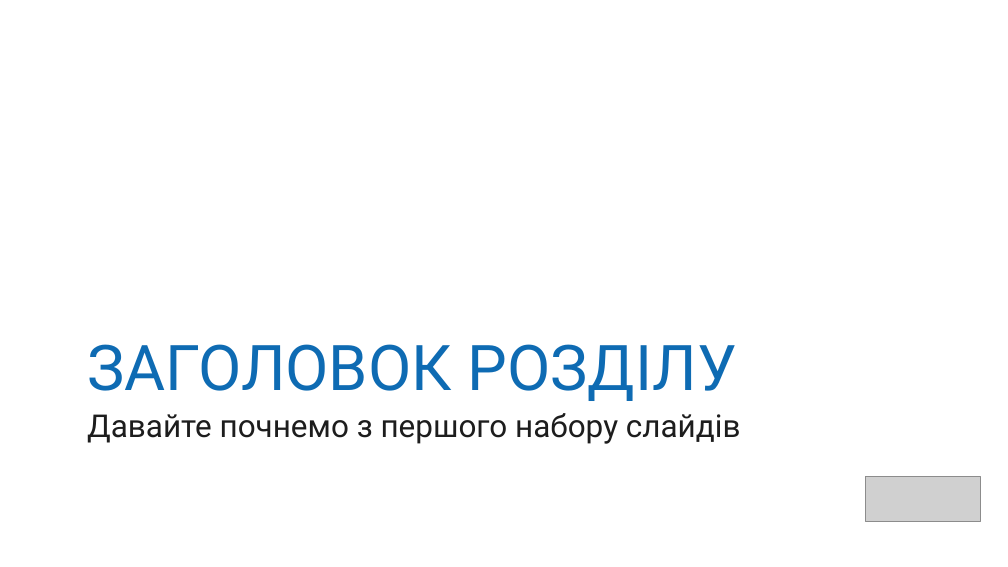
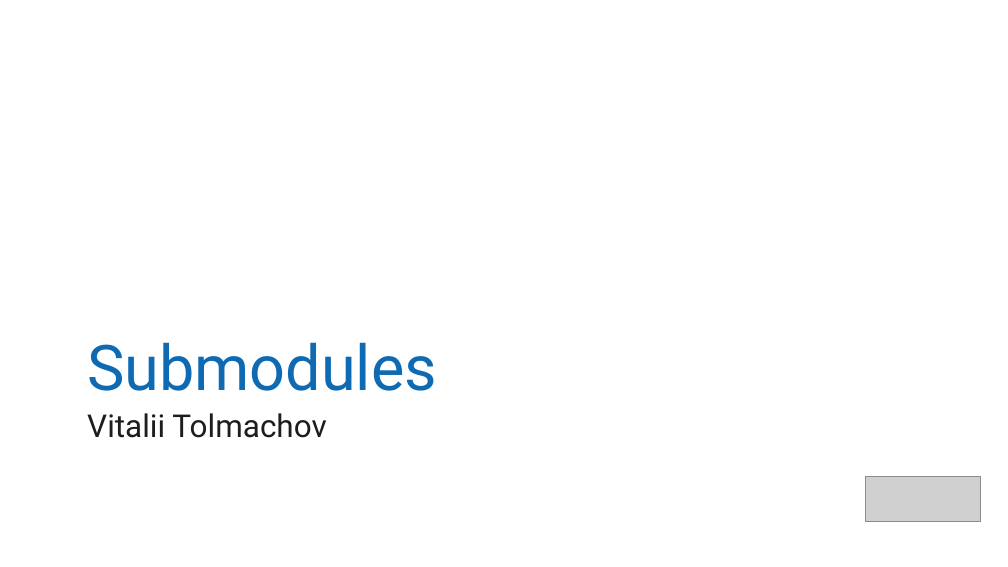
Before and after one commit to vitaliiTolmachov/Presentation, a slide deck: slide 13 of Presentation_easypay.pptx (slide 4 before the commit). Drawn at 1008x567 pixels with LibreOffice and Linux fonts; fonts in the diff are those of the drawing; grey boxes stand for pictures; background and template pictures are left out. Boxes give left, top, right and bottom in pixels: in the first picture for what was removed or moved away, otherwise in the second. Text is boxed around its words. In the diff, an @@ line names an element or a change of style, - is before the commit and + after.

```diff
--- a/Presentation_easypay.pptx
+++ b/Presentation_easypay.pptx
@@ text at (87, 342, 437, 391): text changed @@
-ЗАГОЛОВОК РОЗДІЛУ
+Submodules
@@ text at (87, 413, 326, 438): text changed @@
-Давайте почнемо з першого набору слайдів
+Vitalii Tolmachov
```
Also in this commit, not shown: 1 other slide changed, 14 slides added, 8 slides removed.
